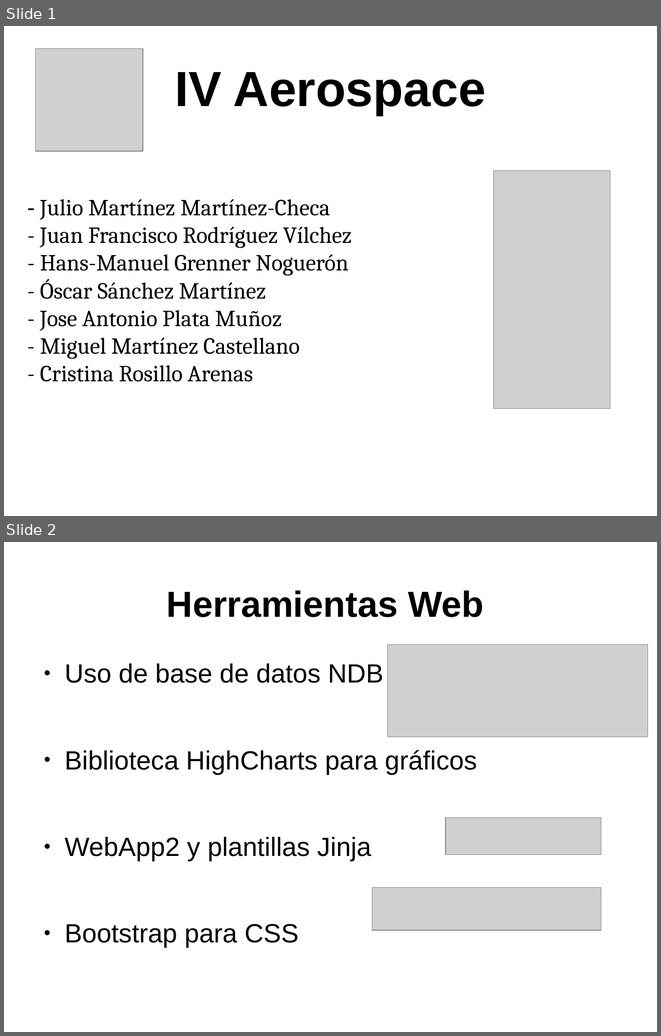
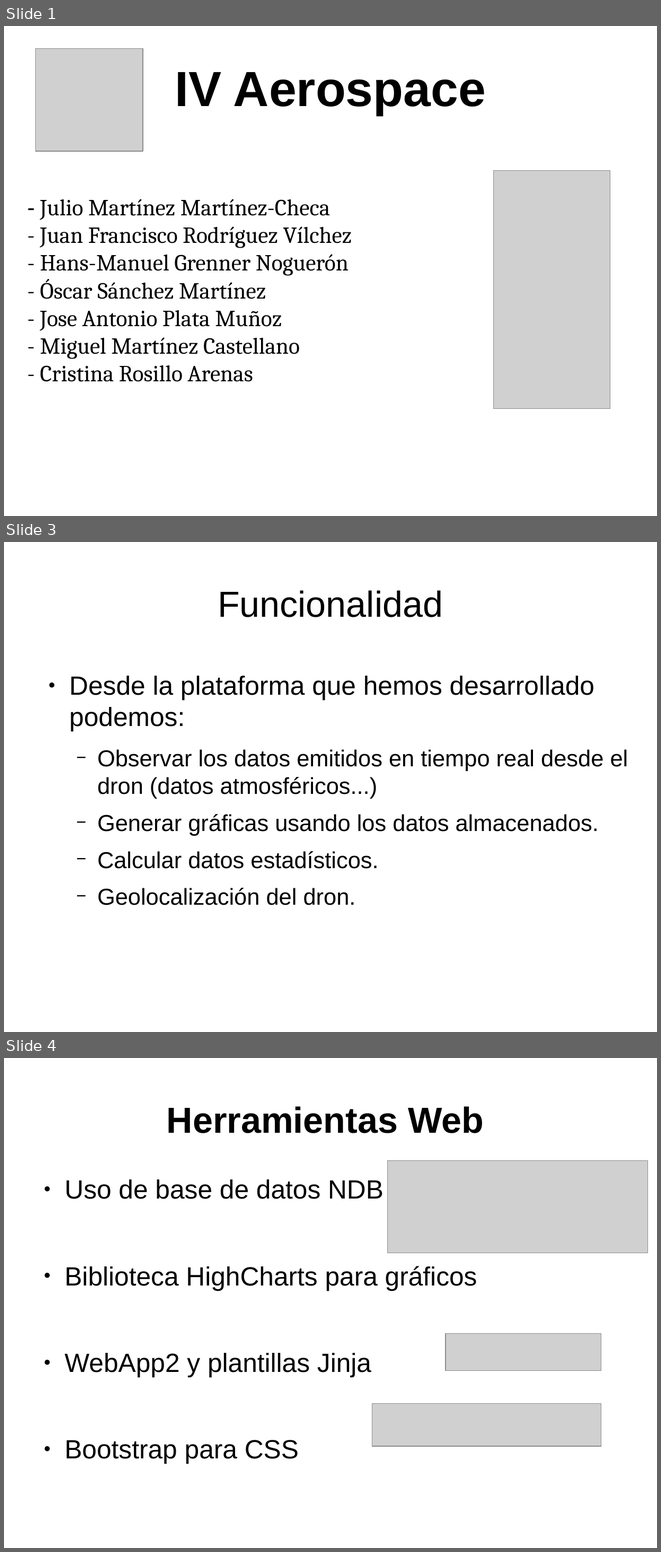
Before and after one commit to juanfranrv/PresentacionIV, a slide deck: presentacion.odp. Shown one above the other, each under a label of ours: slides 1 and 2 before the commit, slides 1, 3 and 4 after it; the slides between them are not shown. The pictures are 661x1036 and 661x1552 pixels, drawn with LibreOffice and Linux fonts; fonts in the diff are those of the drawing; grey boxes stand for pictures. Boxes give left, top, right and bottom in pixels: in the first picture for what was removed or moved away, otherwise in the second. Text is boxed around its words. In the diff, an @@ line names an element or a change of style, - is before the commit and + after.

```diff
--- a/presentacion.odp
+++ b/presentacion.odp
@@ slide 3 added at <box>4,542,657,1032</box>, background #FFFFFF @@
@@ title added at <box>218,590,443,617</box>, 44 pt, text #000000 @@
+Funcionalidad
@@ text added at <box>69,676,628,905</box>, 28 pt, text #000000 @@
+● Desde la plataforma que hemos desarrollado podemos:
+  − Observar los datos emitidos en tiempo real desde el dron (datos atmosféricos...)
+  − Generar gráficas usando los datos almacenados.
+  − Calcular datos estadísticos.
+  − Geolocalización del dron.
@@ what was slide 2 is now slide 4 @@
```
Also in this commit, not shown: 1 other slide added.
